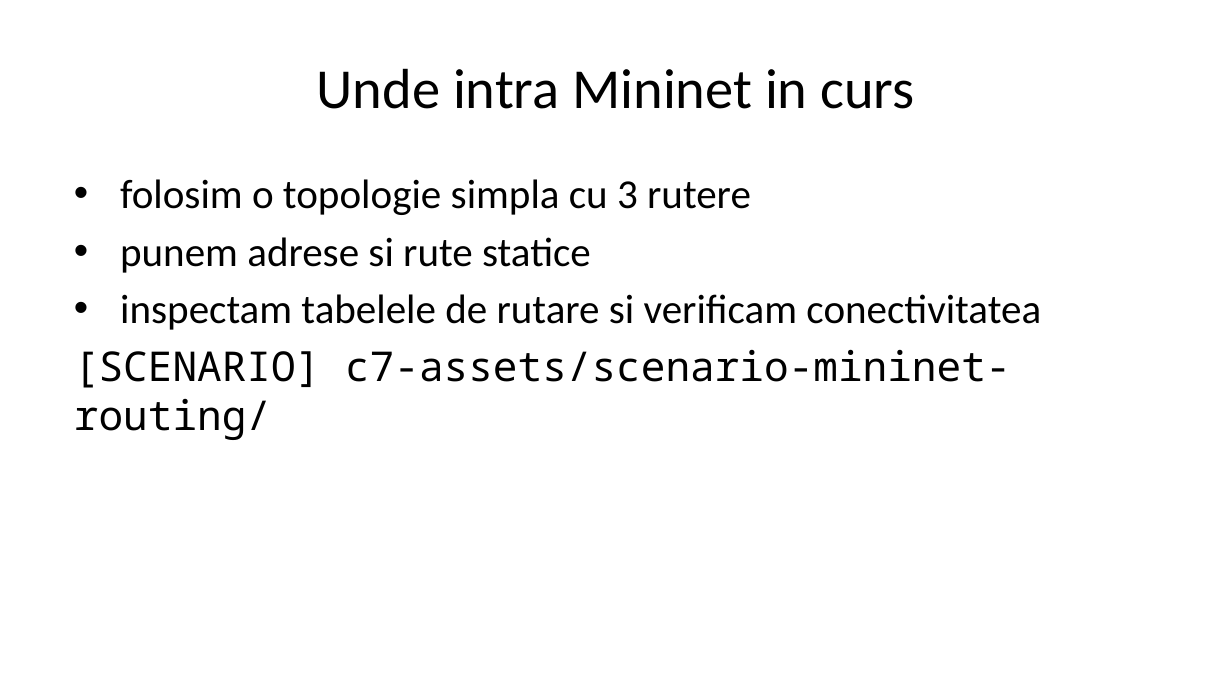
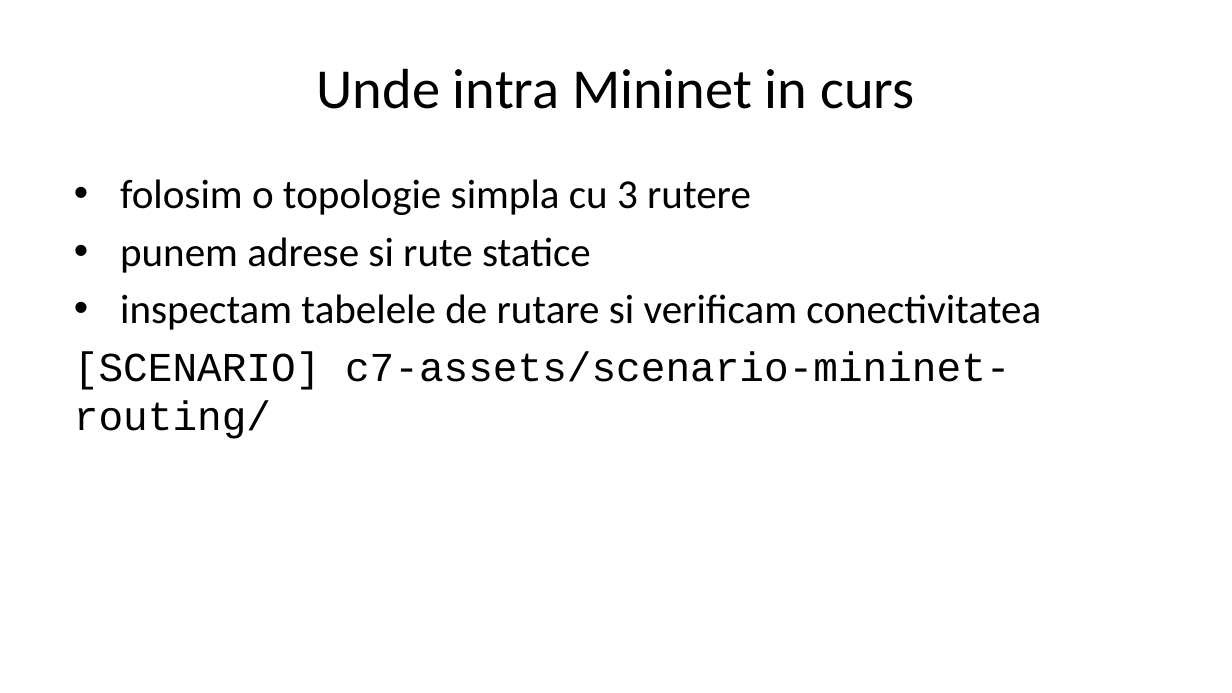
Before and after one commit to hypothetical-andrei/compnet-live-2026, a slide deck: slide 29 of c7/c7-protocoale-de-rutare.pptx. Drawn at 1232x693 pixels with LibreOffice and Linux fonts; fonts in the diff are those of the drawing. Boxes give left, top, right and bottom in pixels: in the first picture for what was removed or moved away, otherwise in the second. Text is boxed around its words. In the diff, an @@ line names an element or a change of style, - is before the commit and + after.

```diff
--- a/c7/c7-protocoale-de-rutare.pptx
+++ b/c7/c7-protocoale-de-rutare.pptx
@@ text "folosim o topologie simpla cu ..." at [74,179,1041,439]: font Noto Sans Mono to Courier New in "[SCENARIO] c7-assets/scenario-mininet-routing/" @@
```
Also in this commit, not shown: 6 other slides changed, 58 other files.
